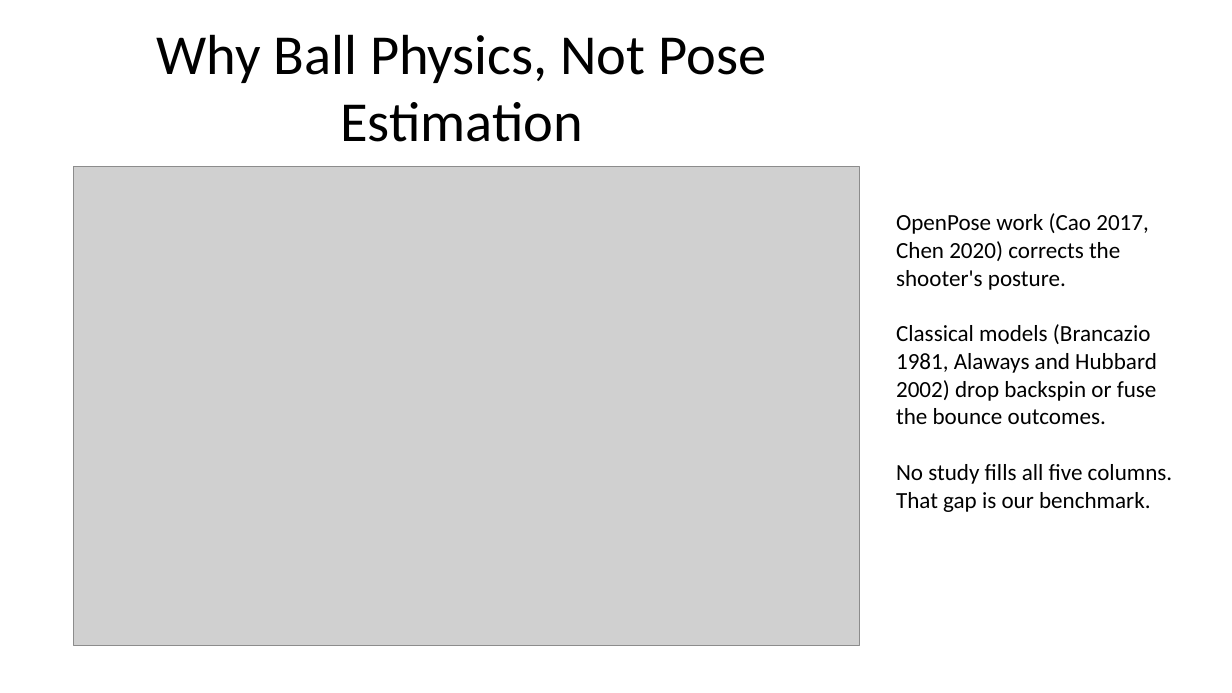
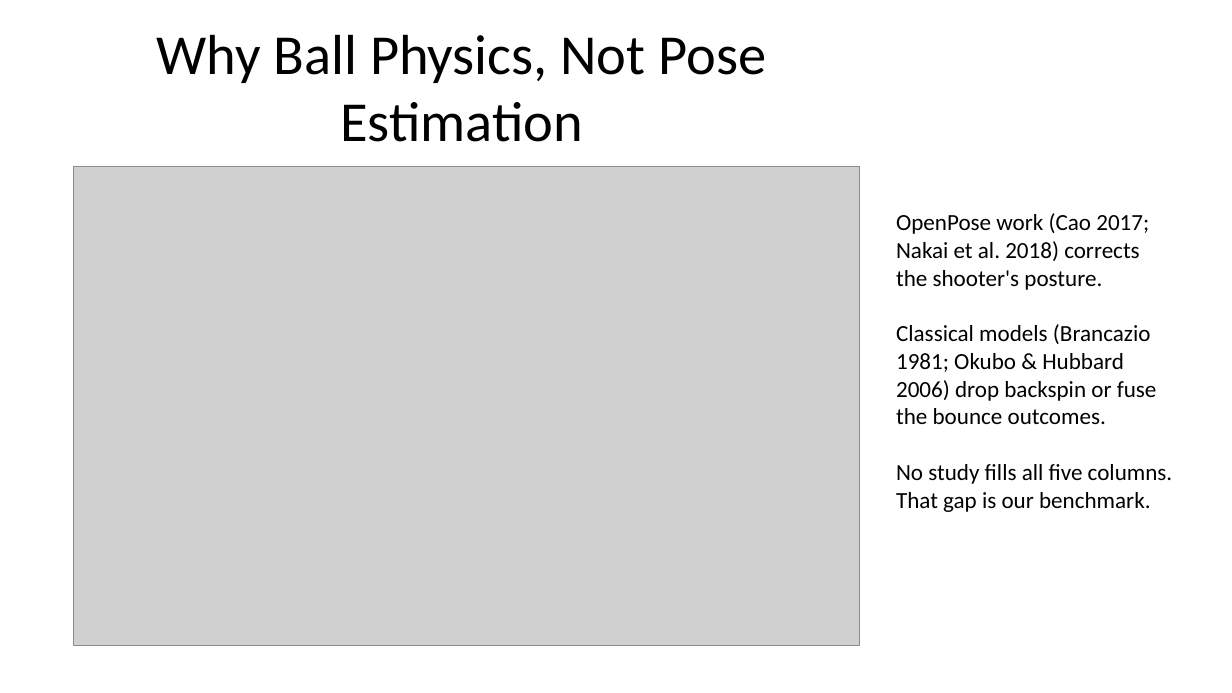
Before and after one commit to dbzyw/comp-1110-group-project, a slide deck: slide 3 of Specifications/COMP1110_Basketball_Shot_Simulation_Progress.pptx. Drawn at 1232x693 pixels with LibreOffice and Linux fonts; fonts in the diff are those of the drawing; grey boxes stand for pictures. Boxes give left, top, right and bottom in pixels: in the first picture for what was removed or moved away, otherwise in the second. Text is boxed around its words. In the diff, an @@ line names an element or a change of style, - is before the commit and + after.

```diff
--- a/Specifications/COMP1110_Basketball_Shot_Simulation_Progress.pptx
+++ b/Specifications/COMP1110_Basketball_Shot_Simulation_Progress.pptx
@@ text at [896,213,1157,424]: text changed @@
-OpenPose work (Cao 2017, Chen 2020) corrects the shooter's posture.
-Classical models (Brancazio 1981, Alaways and Hubbard 2002) drop backspin or fuse the bounce outcomes.
+OpenPose work (Cao 2017; Nakai et al. 2018) corrects the shooter's posture.
+Classical models (Brancazio 1981; Okubo & Hubbard 2006) drop backspin or fuse the bounce outcomes.
```
Also in this commit, not shown: 4 other slides changed, 11 other files.
